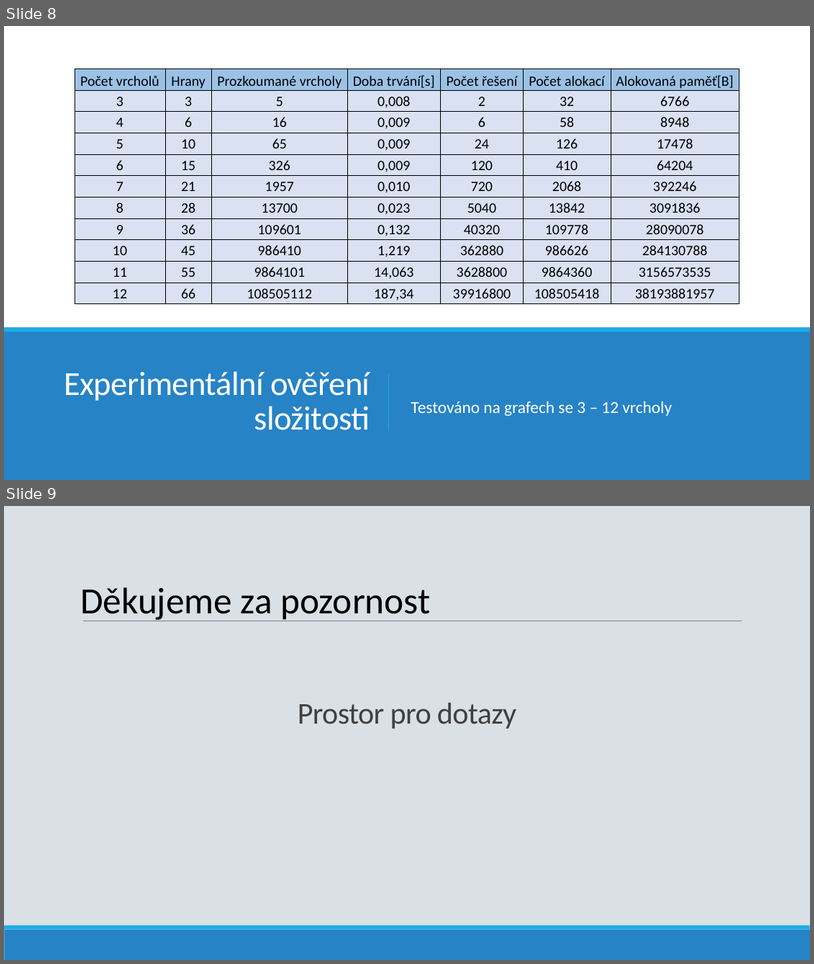
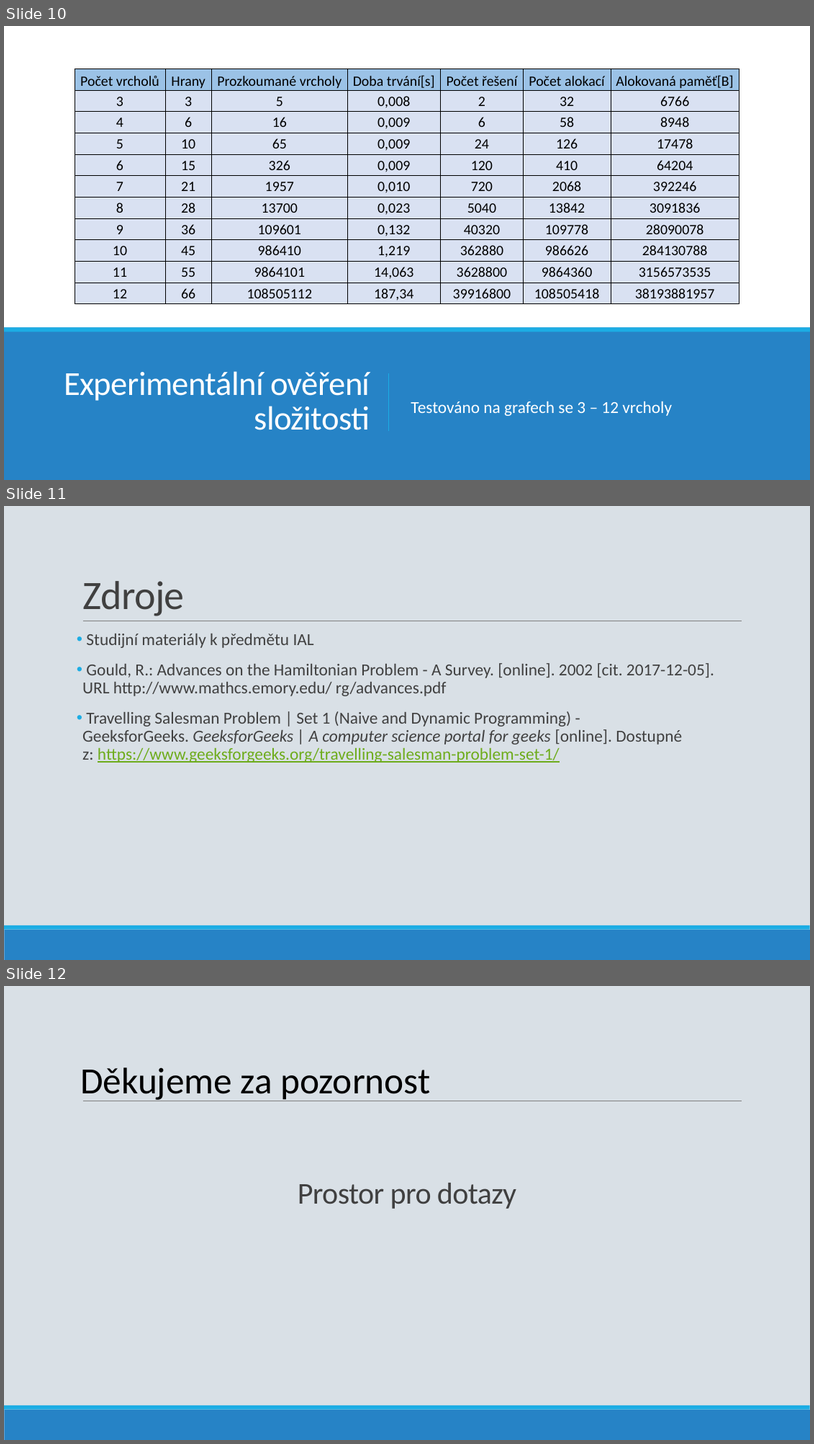
Before and after one commit to ldrahnik/ial_project_2019_2020, a slide deck: defense/presentation.pptx. Shown one above the other, each under a label of ours: slides 8 and 9 before the commit, slides 10, 11 and 12 after it. The pictures are 814x964 and 814x1444 pixels, drawn with LibreOffice and Linux fonts; fonts in the diff are those of the drawing. Boxes give left, top, right and bottom in pixels: in the first picture for what was removed or moved away, otherwise in the second. Text is boxed around its words. In the diff, an @@ line names an element or a change of style, - is before the commit and + after.

```diff
--- a/defense/presentation.pptx
+++ b/defense/presentation.pptx
@@ slide 11 added at (x1=4, y1=506, x2=810, y2=960), background #D9E0E6; not listed: 3 template elements that a slide beside it also shows @@
@@ title added at (x1=82, y1=581, x2=185, y2=616), 48 pt, text #404040 @@
+Zdroje
@@ text added at (x1=82, y1=633, x2=715, y2=762), 20 pt, text #404040 @@
+• Studijní materiály k předmětu IAL
+• Gould, R.: Advances on the Hamiltonian Problem - A Survey. [online]. 2002 [cit. 2017-12-05]. URL http://www.mathcs.emory.edu/ rg/advances.pdf
+• Travelling Salesman Problem | Set 1 (Naive and Dynamic Programming) - GeeksforGeeks. GeeksforGeeks | A computer science portal for geeks [online]. Dostupné z: https://www.geeksforgeeks.org/travelling-salesman-problem-set-1/
@@ what was slide 8 is now slide 10 @@
@@ what was slide 9 is now slide 12 @@
```
Also in this commit, not shown: 2 other slides added, 1 slide removed.
